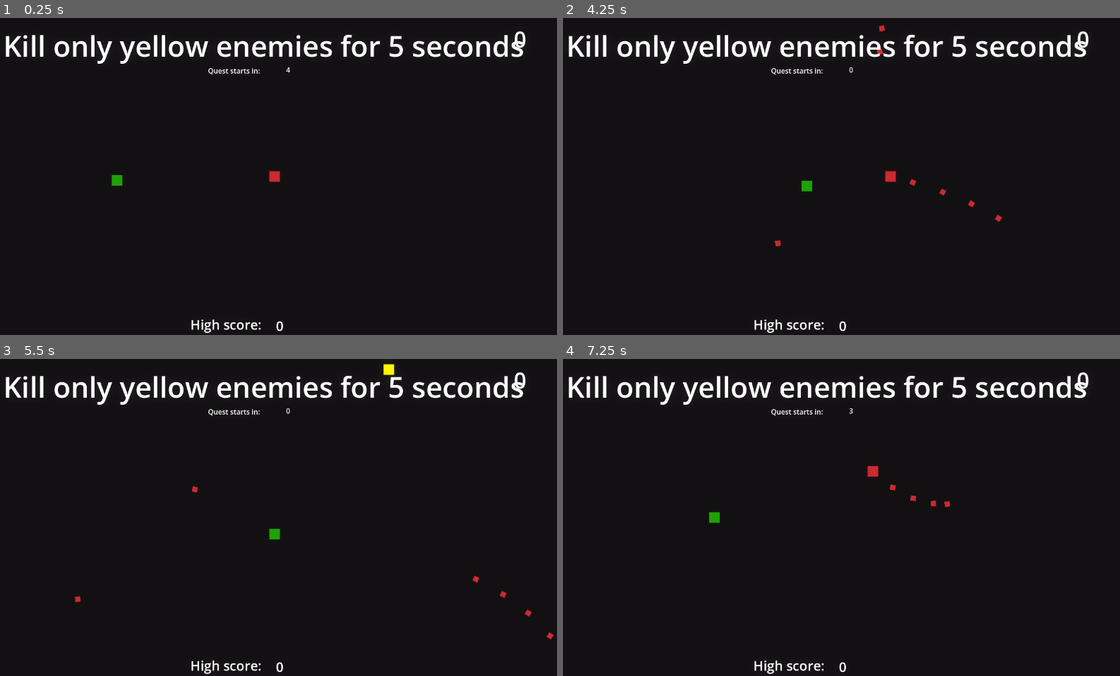
Above: before the commit, frames 1-4 (two rows, left to right).
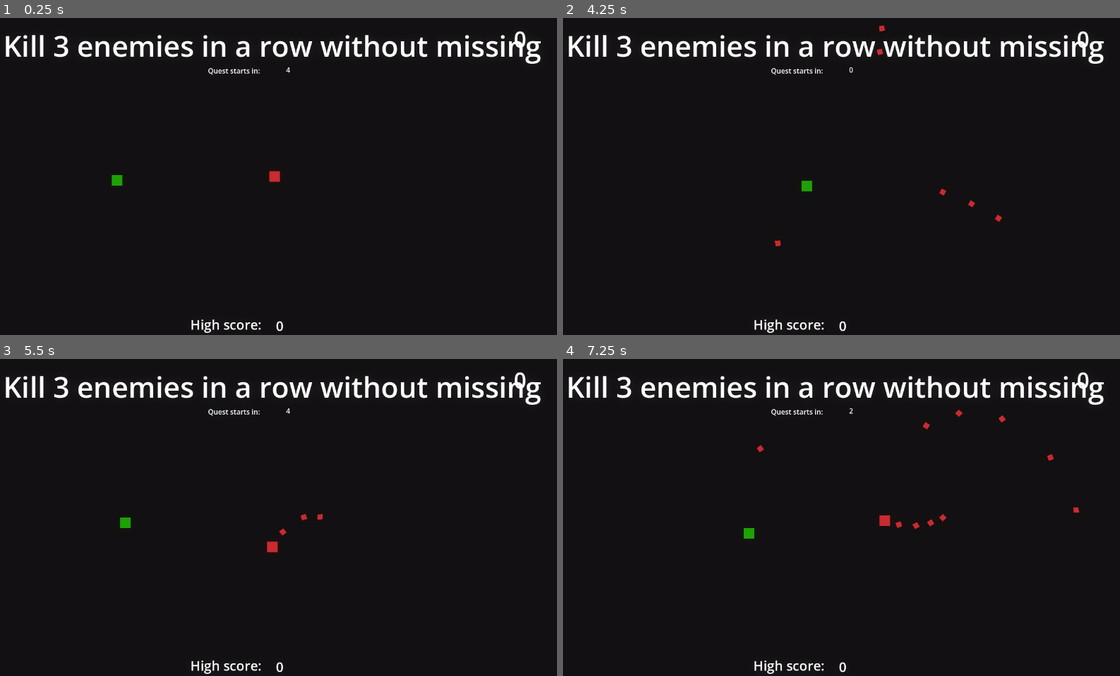
Above: after the commit, the same moments.

Repository: DiScarlet/ShootEm
Game: Godot game, scene res://scenes/arena.tscn
Same seed, same stepped clock (60 frames per second), same inputs: the game is played once before the commit and once after it.
Inputs (mouse positions are in pixels of both pictures, inside the frame that each line leads up to):
- Up to frame 1 (0.25 s): no input
- Up to frame 2 (4.25 s): tap Enter at 0.5 s; move the mouse to (964, 160) at 0.52 s; press the mouse at (964, 160) at 0.53 s; hold D (move_right) 0.53-1.28 s; move the mouse to (724, 192) at 1.27 s; release the mouse at (724, 192) at 1.28 s; hold S (move_down) 1.28-2.03 s; click (724, 192) at 1.35 s; move the mouse to (891, 106) at 2.02 s; press the mouse at (891, 106) at 2.03 s; hold D (move_right) 2.03-2.78 s; move the mouse to (808, 239) at 2.77 s; release the mouse at (808, 239) at 2.78 s; hold W (move_up) 2.78-3.53 s; click (808, 239) at 2.85 s; move the mouse to (1008, 224) at 3.52 s; press the mouse at (1008, 224) at 3.53 s; hold A (move_left) from 3.53 s (still down)
- Up to frame 3 (5.5 s): move the mouse to (105, 469) at 4.27 s; release the mouse at (105, 469) at 4.28 s; click (105, 469) at 4.35 s; move the mouse to (300, 517) at 5.02 s; release A (move_left) at 5.03 s; press the mouse at (300, 517) at 5.03 s; hold S (move_down) from 5.03 s (still down)
- Up to frame 4 (7.25 s): move the mouse to (752, 438) at 5.77 s; release S (move_down) at 5.78 s; release the mouse at (752, 438) at 5.78 s; hold D (move_right) 5.78-6.53 s; click (752, 438) at 5.85 s; move the mouse to (964, 501) at 6.52 s; press the mouse at (964, 501) at 6.53 s; hold W (move_up) from 6.53 s (still down)

The runs differ from the first frame. In frame 1, 3.0% of the frame differs, in the area x 9-98%, y 5-15%; in frame 2, 3.1%; in frame 3, 3.5%; in frame 4, 3.6%, in the area x 9-98%, y 5-57%.

Commit message:
Added powerup_collect, powerup_skip and combo_kill quests

Diff:
--- a/scenes/powerups/power_up.tscn
+++ b/scenes/powerups/power_up.tscn
@@ -62,4 +62,8 @@
 libraries/ = SubResource("AnimationLibrary_sei4p")
 autoplay = &"appear"
 
+[node name="LifespanTimer" type="Timer" parent="." unique_id=671499897]
+wait_time = 5.0
+one_shot = true
+
 [connection signal="area_entered" from="Hitbox" to="." method="_on_hitbox_area_entered"]
--- a/scripts/bullet.gd
+++ b/scripts/bullet.gd
@@ -20,4 +20,5 @@
 
 #event functions
 func _on_visible_on_screen_notifier_2d_screen_exited() -> void:
+	QuestManager.bullet_missed.emit()
 	queue_free()
--- a/scripts/powerups/power_up_reload.gd
+++ b/scripts/powerups/power_up_reload.gd
@@ -2,20 +2,37 @@
 
 
 #VARS
+#CONSTS
+const LIFESPAN = 5.0
 #exports
 @export var player_var_modify: String
 @export var player_var_set: float
 @export var powerup_cooldown_time: float = 2
+#Godot elements
+@onready var lifespan_timer: Timer = $LifespanTimer
+
 
 #FUNCS
+#system overwrites
+func _ready() -> void:
+	lifespan_timer.wait_time = LIFESPAN
+	lifespan_timer.start()
+	lifespan_timer.timeout.connect(on_lifespan_timeout)
+
 #event functions
 func _on_hitbox_area_entered(area: Area2D) -> void:
 	if area.is_in_group("Player"):
 		var player = area.get_parent()
 		var timer = player.get_node("TimerPowerUp")
 
+		QuestManager.powerup_collected.emit()
+
 		player.set(player_var_modify, player_var_set)
 		timer.wait_time = powerup_cooldown_time
 		timer.start()
 		player.powerup_array.append(name)
 		queue_free()
+
+func on_lifespan_timeout():
+	QuestManager.powerup_skipped.emit()
+	queue_free()
--- a/scripts/quests/QuestManager.gd
+++ b/scripts/quests/QuestManager.gd
@@ -2,6 +2,9 @@
 
 #SINALS
 signal enemy_killed(color:String)
+signal powerup_collected
+signal powerup_skipped
+signal bullet_missed
 signal update_quest_label(new_text: String)
 signal start_grace_timer
 signal grace_timer_finished
@@ -27,6 +30,7 @@
 var side_to_stay = "right"
 	#done for a quest
 var enemies_killed = 0
+var powerups_collected = 0
 #lists/dicts/enums
 var enemy_colors = ["green", "blue", "yellow"]
 var screen_sides = ["right", "left"]
@@ -47,8 +51,12 @@
 	quest_timer.one_shot = true
 	#connect to signals
 	GameManager.start_quest.connect(generate_random_quest)
+	GameManager.reset_level.connect(reset_difficulty)
+
 	enemy_killed.connect(on_enemy_killed)
-	GameManager.reset_level.connect(reset_difficulty)
+	powerup_collected.connect(on_powerup_collected)
+	powerup_skipped.connect(on_powerup_skipped)
+	bullet_missed.connect(on_bullet_missed)
 
 func _process(delta: float) -> void:
 	if is_process_active and quest_state == QuestState.ACTIVE:
@@ -65,11 +73,12 @@
 		player = GameManager.player
 
 	#HRDCODED FOR TESTING replace with current_template = quest_templates.keys().pick_random()
-	current_template = "timed_only_kill"
+	current_template = "combo_kill"
 	GameManager.quest_type = current_template
 	var template = quest_templates[current_template]
 
 	enemies_killed = 0
+	powerups_collected = 0
 
 	populate_quest_vars()
 	update_quest_text()
@@ -78,6 +87,8 @@
 		start_location_quest()
 	elif current_template == "timed_no_kill" or current_template == "timed_only_kill":
 		start_no_only_kill()
+	elif current_template == "combo_kill":
+		start_base()
 
 func complete_quest():
 	quest_state = QuestState.FINISHED
@@ -112,6 +123,8 @@
 		if enemies_to_kill <= MAX_ENEMIES_TO_KILL:
 			enemies_to_kill += 1
 
+		quest_state = QuestState.ACTIVE
+
 	elif current_template == "location_play":
 		side_to_stay = screen_sides.pick_random()
 		quest_duration += 5
@@ -123,6 +136,14 @@
 	elif current_template == "timed_only_kill":
 		target_color = enemy_colors.pick_random()
 		quest_duration += 5
+	elif current_template == "powerup_collect":
+		powerups_to_collect += 1
+		quest_state = QuestState.ACTIVE
+	elif current_template == "powerup_skip":
+		quest_state = QuestState.ACTIVE
+	elif current_template == "combo_kill":
+		if enemies_to_kill <= MAX_ENEMIES_TO_KILL:
+			enemies_to_kill += 1
 
 func update_quest_text():
 	var quest_text = quest_templates[current_template]["text"]
@@ -138,22 +159,27 @@
 	elif current_template == "timed_only_kill":
 		quest_text = quest_text.replace("{color}", target_color)
 		quest_text = quest_text.replace("{time}", str(quest_duration))
+	elif current_template == "powerup_collect":
+		quest_text = quest_text.replace("{count}", str(powerups_to_collect))
+	elif current_template == "combo_kill":
+		quest_text = quest_text.replace("{count}", str(enemies_to_kill))
 
 	update_quest_label.emit(quest_text)
 
 
 #quest-specific start functions
-func start_location_quest():
+func start_base():
 	start_grace_timer.emit()
 	await grace_timer_finished
 	quest_state = QuestState.ACTIVE
+
+func start_location_quest():
+	start_base()
 	is_process_active = true
 	set_process(true)
 
 func start_no_only_kill():
-	start_grace_timer.emit()
-	await grace_timer_finished
-	quest_state = QuestState.ACTIVE
+	start_base()
 	quest_timer.wait_time = quest_duration
 	if !quest_timer.timeout.is_connected(complete_quest):
 		quest_timer.timeout.connect(complete_quest)
@@ -187,3 +213,38 @@
 	elif current_template == "timed_only_kill":
 		if color != target_color:
 			fail_quest()
+
+	elif current_template == "combo_kill":
+			enemies_killed += 1
+
+			if enemies_killed >= enemies_to_kill:
+				complete_quest()
+
+
+func on_powerup_collected():
+	if quest_state != QuestState.ACTIVE:
+		return
+
+	if current_template == "powerup_collect":
+		powerups_collected += 1
+		if powerups_collected == powerups_to_collect:
+			complete_quest()
+
+	elif current_template == "powerup_skip":
+		fail_quest()
+
+
+func on_powerup_skipped():
+	if quest_state != QuestState.ACTIVE:
+		return
+
+	if current_template == "powerup_skip":
+		complete_quest()
+
+
+func on_bullet_missed():
+	if quest_state != QuestState.ACTIVE:
+		return
+
+	if current_template == "combo_kill":
+		fail_quest()
